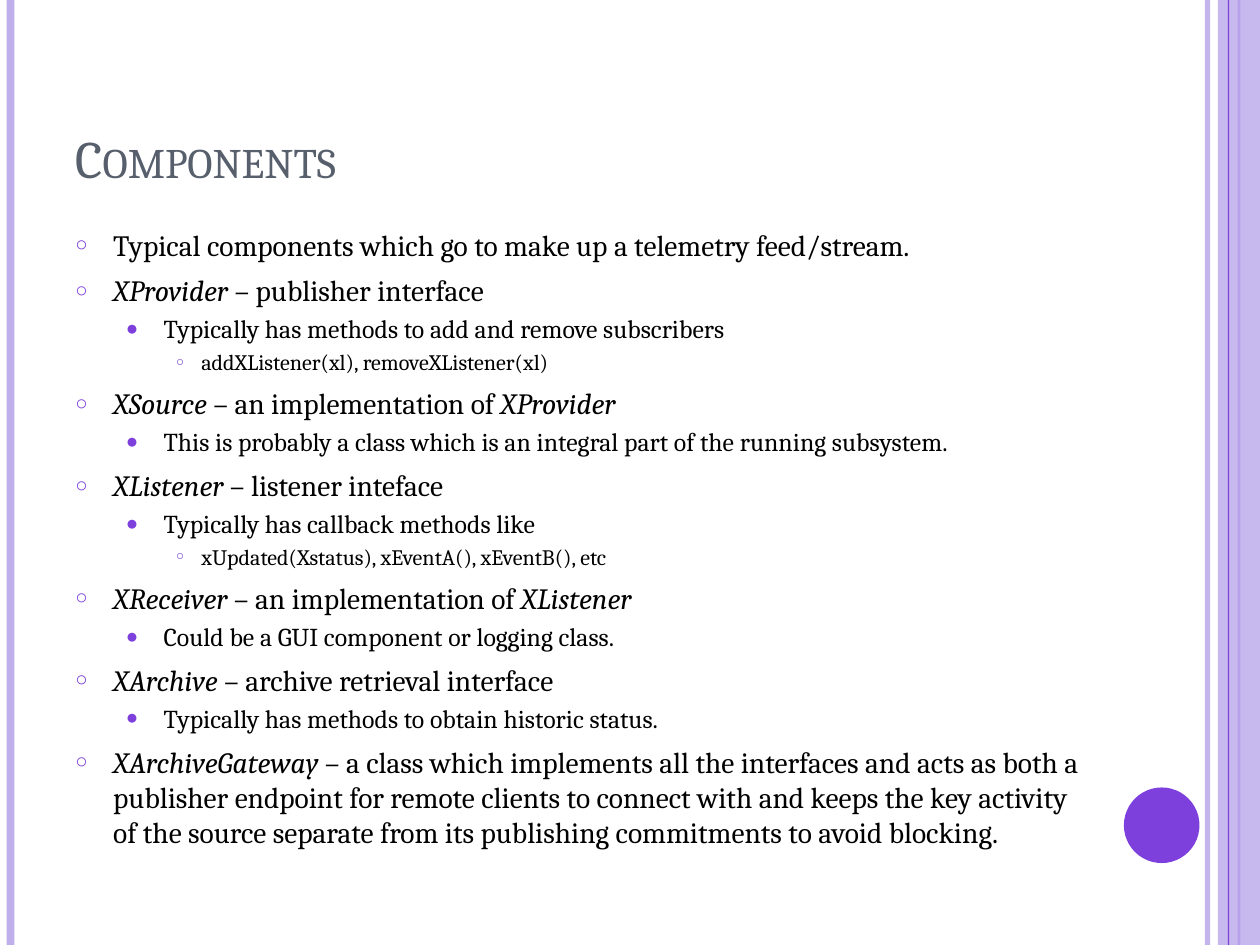
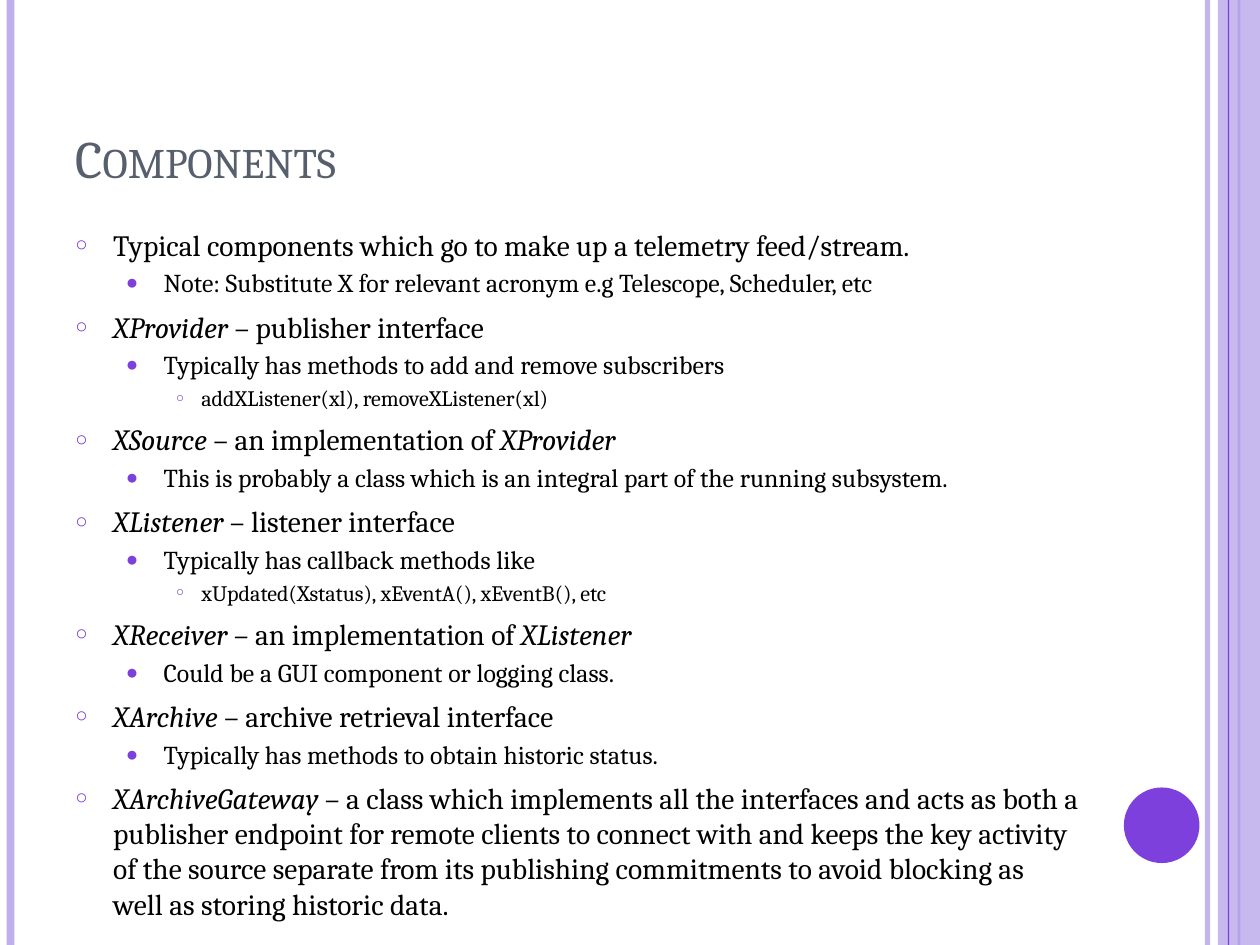
Before and after one commit to LivTel/rcs-handover, a slide deck: slide 13 of ppt/telemetry.pptx. Drawn at 1260x945 pixels with LibreOffice and Linux fonts; fonts in the diff are those of the drawing. Boxes give left, top, right and bottom in pixels: in the first picture for what was removed or moved away, otherwise in the second. Text is boxed around its words. In the diff, an @@ line names an element or a change of style, - is before the commit and + after.

```diff
--- a/ppt/telemetry.pptx
+++ b/ppt/telemetry.pptx
@@ text at [164,273,872,298]: paragraph added @@
+  ● Note: Substitute X for relevant acronym e.g Telescope, Scheduler, etc
@@ text at [113,511,454,533]: text changed @@
-○ XListener – listener inteface
+○ XListener – listener interface
@@ text at [113,788,1078,886]: text changed @@
-○ XArchiveGateway – a class which implements all the interfaces and acts as both a publisher endpoint for remote clients to connect with and keeps the key activity of the source separate from its publishing commitments to avoid blocking.
+○ XArchiveGateway – a class which implements all the interfaces and acts as both a publisher endpoint for remote clients to connect with and keeps the key activity of the source separate from its publishing commitments to avoid blocking as well as storing historic data.
```
Also in this commit, not shown: 6 other slides changed, 7 slides added, 2 slides removed, 8 other files.
